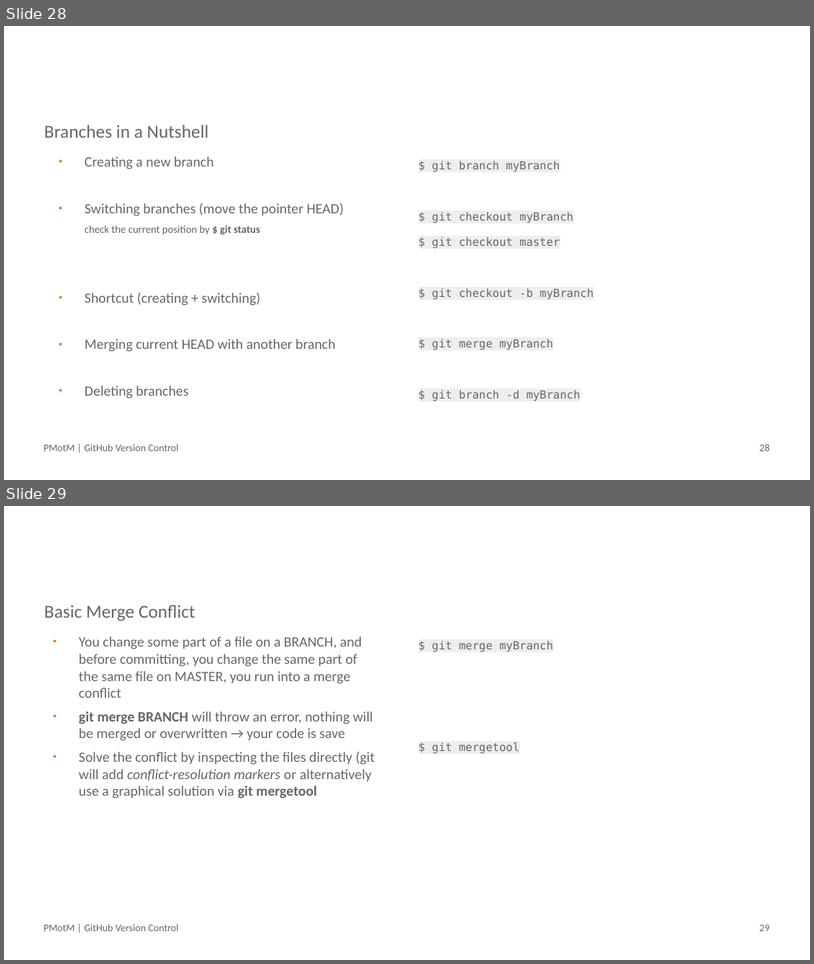
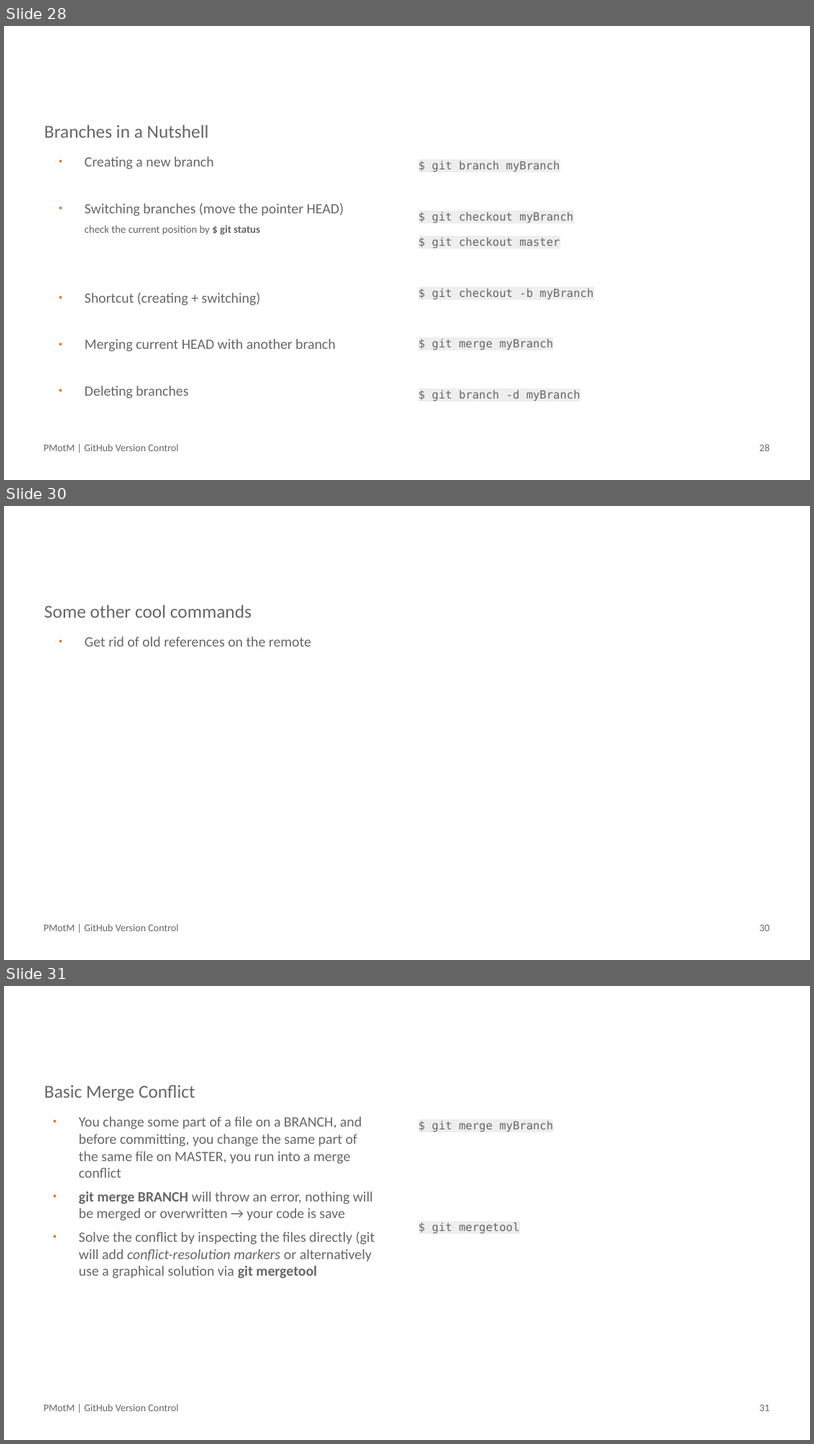
Before and after one commit to NiclasRieger/PythonModuleoftheMonth, a slide deck: 20200724-github/20200724-pmotm-github.odp. Shown one above the other, each under a label of ours: slides 28 and 29 before the commit, slides 28, 30 and 31 after it; the slides between them are not shown. The pictures are 814x964 and 814x1444 pixels, drawn with LibreOffice and Linux fonts; fonts in the diff are those of the drawing; background and template pictures are left out. Boxes give left, top, right and bottom in pixels: in the first picture for what was removed or moved away, otherwise in the second. Text is boxed around its words. In the diff, an @@ line names an element or a change of style, - is before the commit and + after.

```diff
--- a/20200724-github/20200724-pmotm-github.odp
+++ b/20200724-github/20200724-pmotm-github.odp
@@ slide 30 added at [4,506,810,960], background #FFFFFF @@
@@ title added at [44,605,252,618], 18 pt, text #666666 @@
+Some other cool commands
@@ text added at [85,636,311,646], 14 pt, text #666666 @@
+● Get rid of old references on the remote
@@ text added at [44,924,178,931], 10 pt, text #666666 @@
+PMotM | GitHub Version Control
@@ page number added at [760,924,770,931], 10 pt, text #666666 @@
+30
@@ what was slide 29 is now slide 31 @@
@@ page number at [760,1404,770,1411]: text changed @@
-29
+31
```
Also in this commit, not shown: 1 other slide added.
